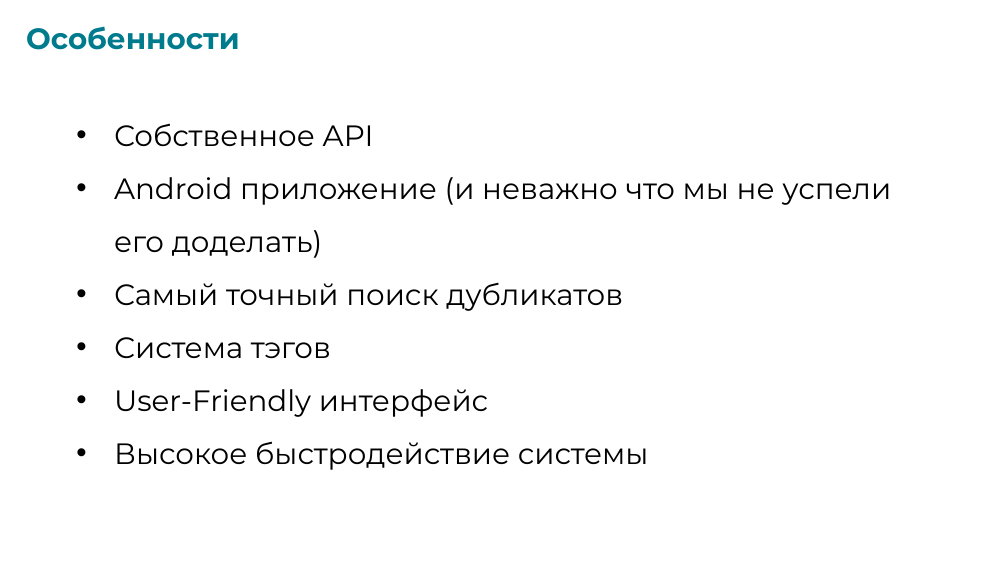
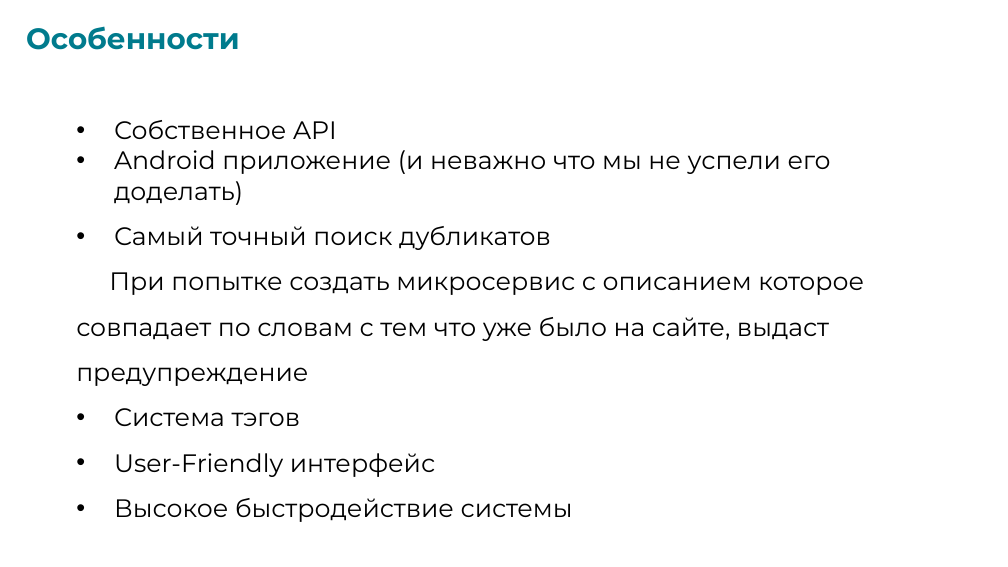
Before and after one commit to vapersan/changellenge, a slide deck: slide 7 of prezentation/HSM.pptx (slide 14 before the commit). Drawn at 1008x567 pixels with LibreOffice and Linux fonts; fonts in the diff are those of the drawing. Boxes give left, top, right and bottom in pixels: in the first picture for what was removed or moved away, otherwise in the second. Text is boxed around its words. In the diff, an @@ line names an element or a change of style, - is before the commit and + after.

```diff
--- a/prezentation/HSM.pptx
+++ b/prezentation/HSM.pptx
@@ text at bbox=[114, 120, 831, 522]: size 28 to 24 pt in "Собственное API", "Android приложение (и неважно что мы не ...", "Самый точный поиск дубликатов", "Система тэгов" and 2 more places; line spacing 1.5 to 1 @@
@@ text at bbox=[76, 272, 864, 386]: paragraph added @@
+При попытке создать микросервис с описанием которое совпадает по словам с тем что уже было на сайте, выдаст предупреждение
```
Also in this commit, not shown: 3 other slides changed, 7 slides removed, 1 other file.
